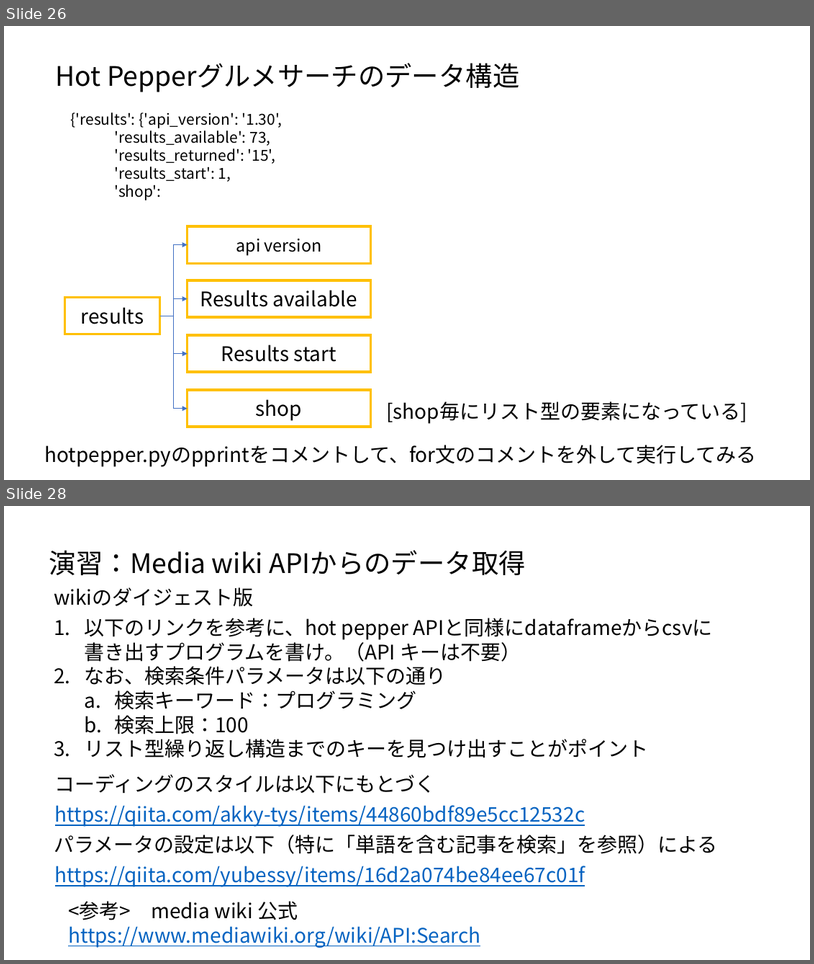
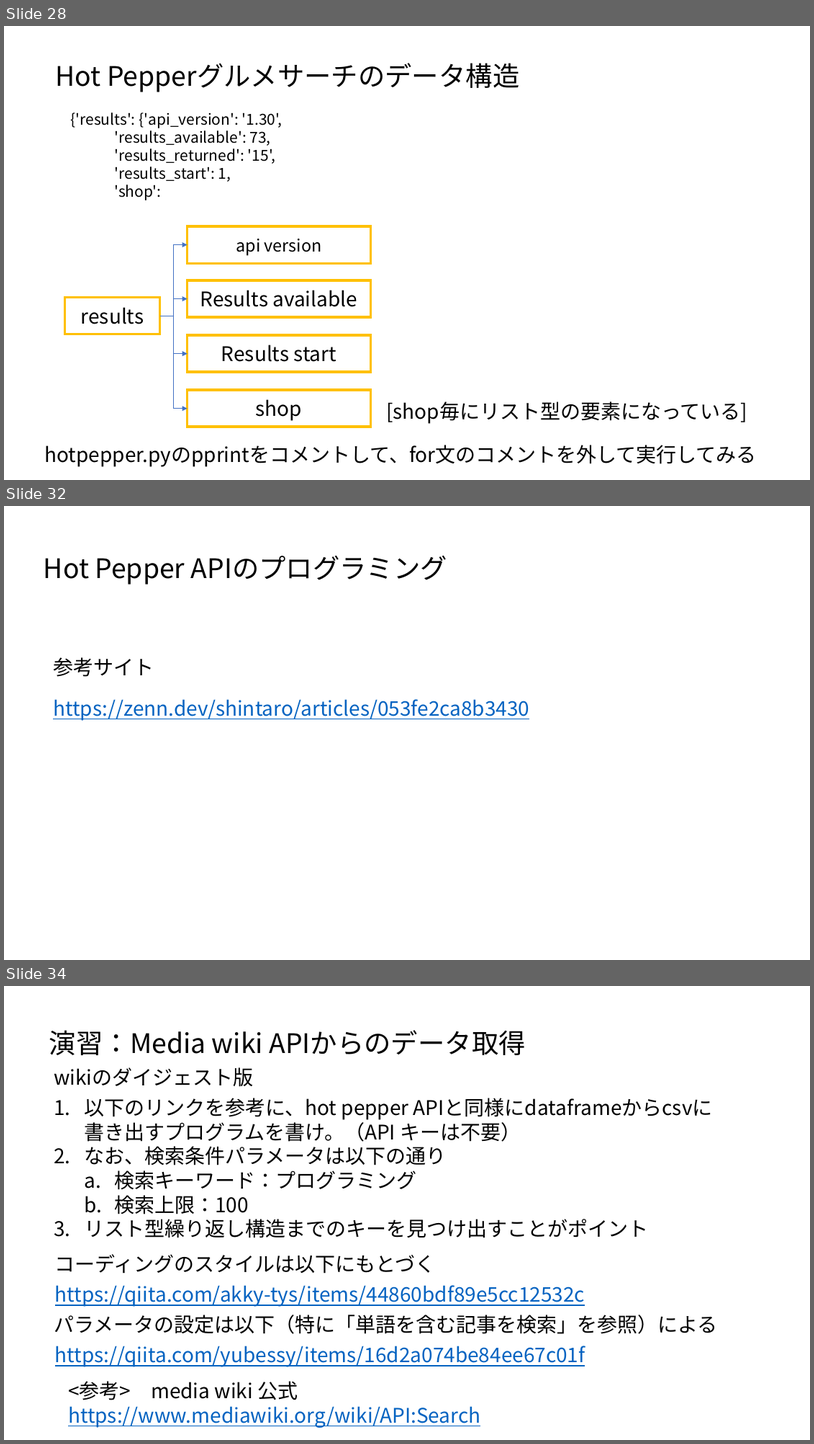
Before and after one commit to ueharaLab/bigdata8_API, a slide deck: bigdata7_API.pptx. Shown one above the other, each under a label of ours: slides 26 and 28 before the commit, slides 28, 32 and 34 after it; the slides between them are not shown. The pictures are 814x964 and 814x1444 pixels, drawn with LibreOffice and Linux fonts; fonts in the diff are those of the drawing. Boxes give left, top, right and bottom in pixels: in the first picture for what was removed or moved away, otherwise in the second. Text is boxed around its words. In the diff, an @@ line names an element or a change of style, - is before the commit and + after.

```diff
--- a/bigdata7_API.pptx
+++ b/bigdata7_API.pptx
@@ slide 32 added at [4,506,810,960], background #FFFFFF @@
@@ text added at [44,555,448,584], 32 pt, text #000000 @@
+Hot Pepper APIのプログラミング
@@ text added at [53,657,154,677], 24 pt, text #000000 @@
+参考サイト
@@ text added at [53,699,530,721], 24 pt, text #0563C1, underline @@
+https://zenn.dev/shintaro/articles/053fe2ca8b3430
@@ what was slide 26 is now slide 28 @@
@@ what was slide 28 is now slide 34 @@
```
Also in this commit, not shown: 8 slides changed, 6 other slides added, 1 slide removed, 8 other files.
